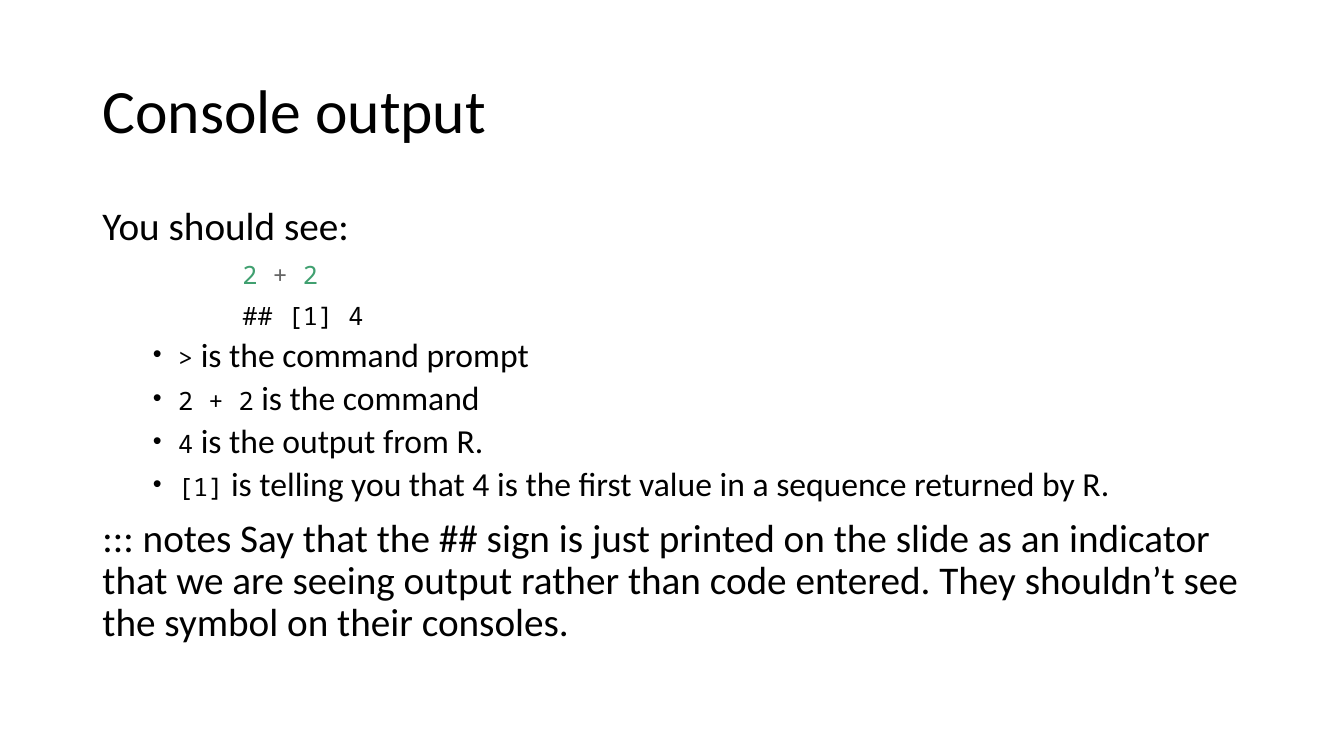
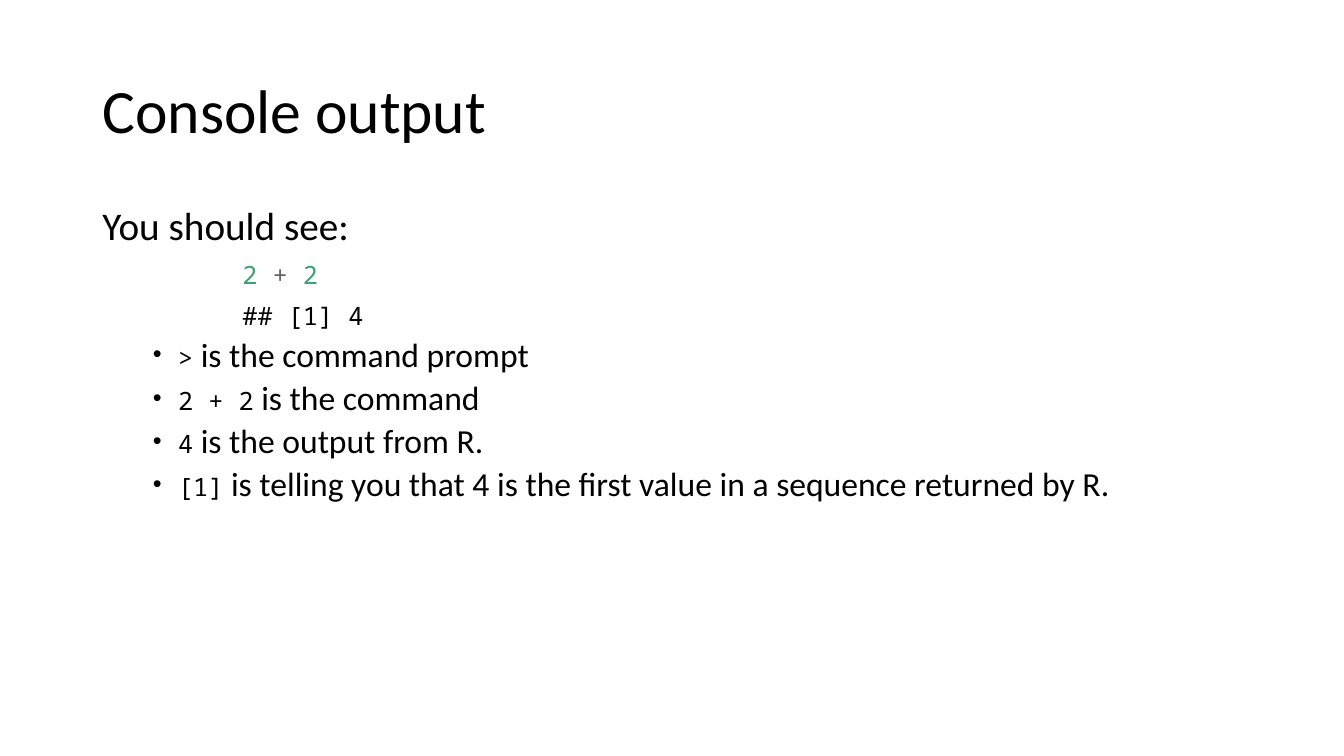
Before and after one commit to uclh-criu/learning-datascience, a slide deck: slide 16 of Workshops/Workshop1.pptx. Drawn at 1344x756 pixels with LibreOffice and Linux fonts; fonts in the diff are those of the drawing. Boxes give left, top, right and bottom in pixels: in the first picture for what was removed or moved away, otherwise in the second. Text is boxed around its words. In the diff, an @@ line names an element or a change of style, - is before the commit and + after.

```diff
--- a/Workshops/Workshop1.pptx
+++ b/Workshops/Workshop1.pptx
@@ text at [102,524,1238,643]: paragraph removed @@
-::: notes Say that the ## sign is just printed on the slide as an indicator that we are seeing output rather than code entered. They shouldn’t see the symbol on their consoles.
```
Also in this commit, not shown: 1 other file.
